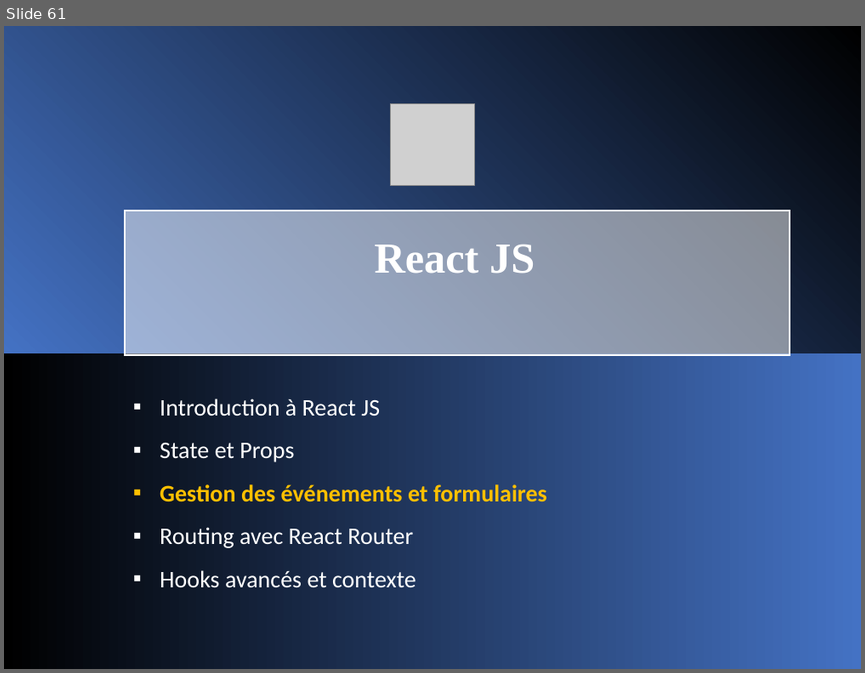
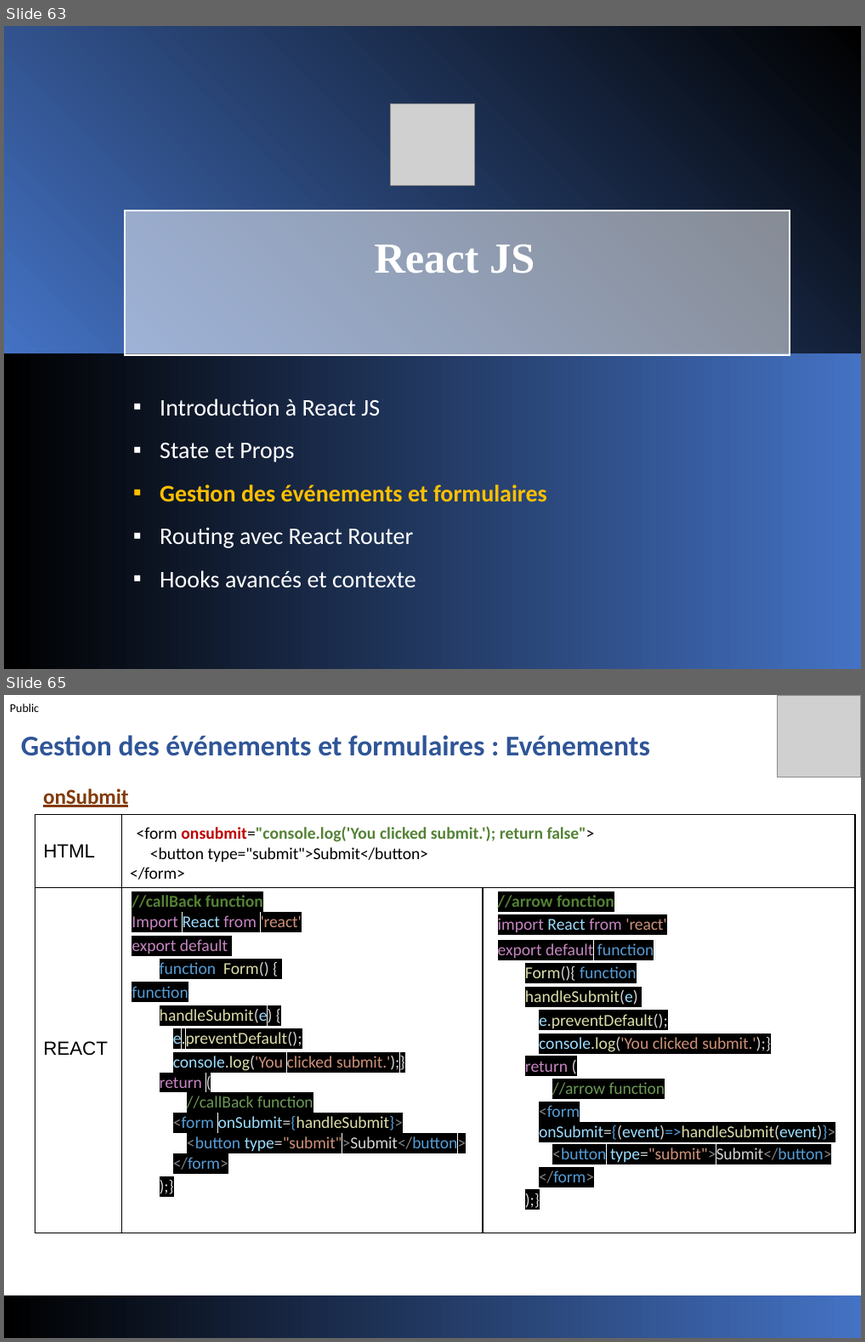
Before and after one commit to jeouit/REACT, a slide deck: Formation Front-V1-4.pptx. Shown one above the other, each under a label of ours: slide 61 before the commit, slides 63 and 65 after it; the slides between them are not shown. The pictures are 865x673 and 865x1342 pixels, drawn with LibreOffice and Linux fonts; fonts in the diff are those of the drawing; grey boxes stand for pictures. Boxes give left, top, right and bottom in pixels: in the first picture for what was removed or moved away, otherwise in the second. Text is boxed around its words. In the diff, an @@ line names an element or a change of style, - is before the commit and + after.

```diff
--- a/Formation Front-V1-4.pptx
+++ b/Formation Front-V1-4.pptx
@@ slide 65 added at [4, 695, 861, 1338], background #FFFFFF @@
@@ text added at [10, 703, 39, 712], 10 pt, text #000000 @@
+Public
@@ picture added at [777, 695, 861, 777] @@
@@ text added at [21, 735, 650, 756], 24 pt, text #2F5597, bold @@
+Gestion des événements et formulaires : Evénements
@@ text added at [43, 789, 128, 807], 18 pt, text #833B0A, bold, underline @@
+onSubmit
@@ table added at [35, 814, 855, 1231], 2 rows, 3 columns @@
+HTML | <form onsubmit="console.log('You clicked submit.'); return false"> / <button type="submit">Submit</button> / </form> | 
+REACT | //callBack function / Import React from 'react' / export default function Form() { / function handleSubmit(e) { / e.preventDefault(); / console.log('You clicked submit.');} / return ( / //callBack function / <form onSubmit={handleSubmit}> / <button type="submit">Submit</button> / </form> / );} | //arrow fonction / import React from 'react' / export default function Form(){ function handleSubmit(e) / e.preventDefault(); / console.log('You clicked submit.');} / return ( / //arrow function / <form onSubmit={(event)=>handleSubmit(event)}> / <button type="submit">Submit</button> / </form> / );}
@@ rectangle added at [4, 1296, 861, 1338], fill gradient #000000 to #4472C4 @@
@@ what was slide 61 is now slide 63 @@
```
Also in this commit, not shown: 25 other slides added, 1 other file.
